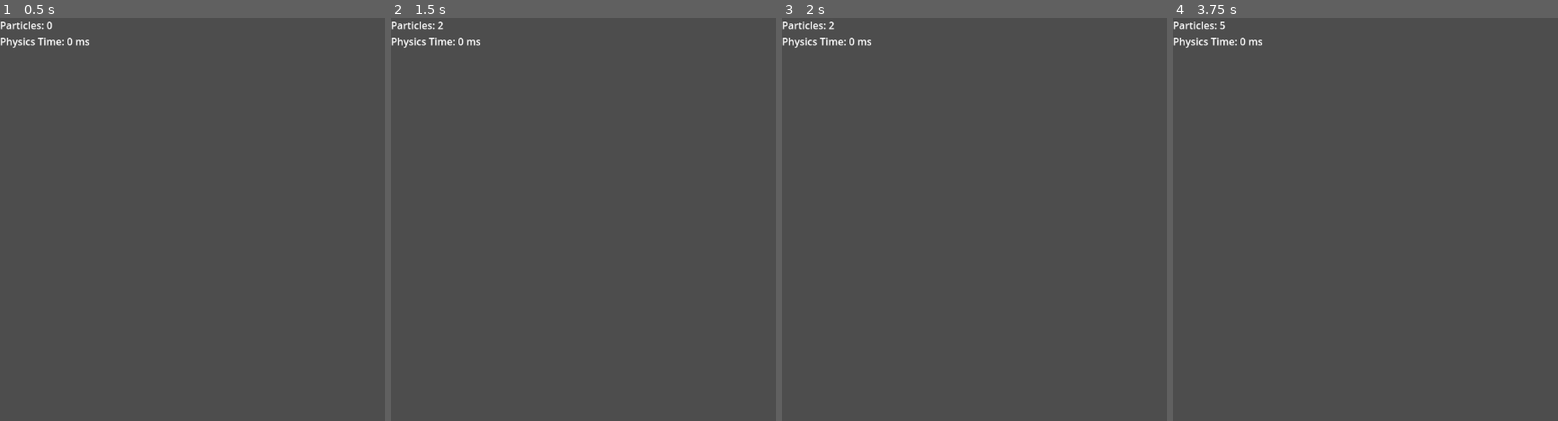
Above: before the commit, frames 1-4 (left to right).
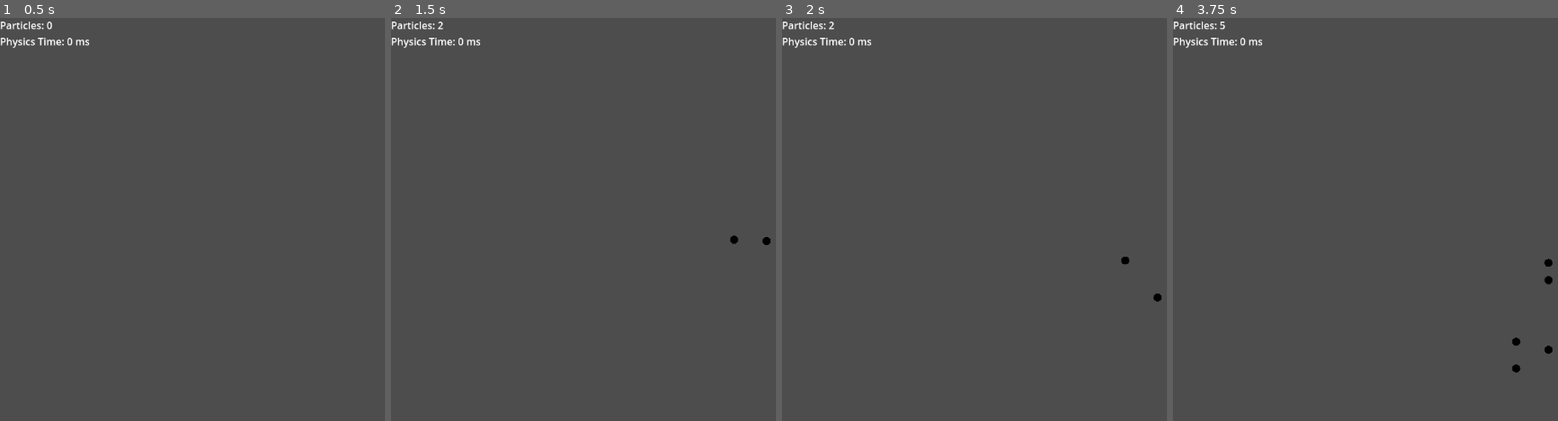
Above: after the commit, the same moments.

Repository: BoonyakornTanrattanakorn/SmoothedParticleHydrodynamics
Game: Godot game, scene res://main.tscn
The game is run twice, just before and just after one commit, with the same random seed, the same clock (stepped at 60 frames per second) and the same inputs.
Inputs (mouse positions are in pixels of both pictures, inside the frame that each line leads up to):
- Up to frame 1 (0.5 s): no input
- Up to frame 2 (1.5 s): tap Enter at 0.5 s; move the mouse to (outside the picture) at 0.52 s; click (outside the picture) at 0.67 s; tap Space at 1.25 s; move the mouse to (606, 239) at 1.27 s; click (606, 239) at 1.42 s
- Up to frame 3 (2 s): no input
- Up to frame 4 (3.75 s): tap Enter at 2, 3.5 s; move the mouse to (outside the picture) at 2.02 s; click (outside the picture) at 2.17 s; tap Space at 2.75 s; move the mouse to (1496, 300) at 2.77 s; click (1496, 300) at 2.92 s; move the mouse to (outside the picture) at 3.52 s; click (outside the picture) at 3.67 s

Frame 1 is identical in both runs. In frame 2, less than 0.1% of the frame differs, in the area x 88-99%, y 53-57%; in frame 3, less than 0.1%; in frame 4, 0.2%, in the area x 88-99%, y 59-88%.
Error in both runs: Cannot call method 'shader_create_from_spirv' on a null value. (res://Density/density.gd:7)

Commit message:
chore: refactor pressure calculation to its own file

Diff:
--- a/Pressure/pressure.gd
+++ /dev/null
@@ -1,11 +0,0 @@
-extends Node
-
-
-# Called when the node enters the scene tree for the first time.
-func _ready() -> void:
-	pass # Replace with function body.
-
-
-# Called every frame. 'delta' is the elapsed time since the previous frame.
-func _process(delta: float) -> void:
-	pass
--- /dev/null
+++ b/PressureForce/pressureForce.gd
@@ -0,0 +1,103 @@
+extends Node
+class_name PressureForce
+
+static var rng = RandomNumberGenerator.new()
+
+static var rd := RenderingServer.create_local_rendering_device()
+static var pressure_force_compute_shader_file := load("res://PressureForce/pressure_force_compute_shader.glsl")
+static var pressure_force_compute_shader_spirv: RDShaderSPIRV = pressure_force_compute_shader_file.get_spirv()
+static var pressure_force_compute_shader := rd.shader_create_from_spirv(pressure_force_compute_shader_spirv)
+static var pressure_force_compute_pipeline := rd.compute_pipeline_create(pressure_force_compute_shader)
+
+static func _convert_density_to_pressure(density: float) -> float:
+	return Global.gas_constant * (density - Global.rest_density)
+
+static func _calculate_array(particle_position_array: PackedVector2Array,
+							particle_density_array: PackedFloat32Array) -> PackedVector2Array:
+	var pressure_force: PackedVector2Array
+	if Global.use_gpu && false:
+		pressure_force = _calculate_gpu(particle_position_array, particle_density_array)
+	else:
+		pressure_force = _calculate_cpu(particle_position_array, particle_density_array)
+	return pressure_force
+
+static func _calculate_cpu(particle_position_array: PackedVector2Array,
+						particle_density_array: PackedFloat32Array) -> PackedVector2Array:
+	var pressure_force = PackedVector2Array()
+	pressure_force.resize(particle_position_array.size())
+	for p_i in range(pressure_force.size()):
+		var self_pressure = _convert_density_to_pressure(particle_density_array[p_i])
+		for p_j in range(pressure_force.size()):
+			if p_i == p_j: continue
+			var dst = (particle_position_array[p_j] - particle_position_array[p_i]).length()
+			var other_pressure = _convert_density_to_pressure(particle_density_array[p_j])
+
+			var dir = Vector2(rng.randf(), rng.randf()) if dst == 0 \
+			else (particle_position_array[p_j] - particle_position_array[p_i]) / dst
+			var grad = SmoothingKernel.Wgrad(dst)
+			var shared_pressure = (self_pressure + other_pressure) / 2.0
+			var density = particle_density_array[p_j]
+
+			pressure_force[p_i] += -shared_pressure * dir * grad \
+			 * Global.particle_mass / density
+	return pressure_force
+
+static func _calculate_gpu(particle_position_array: PackedVector2Array,
+						particle_density_array: PackedFloat32Array) -> PackedVector2Array:
+	return PackedVector2Array()
+	#if particle_position_array.size() == 0 or particle_position_array == null or \
+		#particle_density_array.size() == 0 or particle_density_array == null:
+		#return PackedVector2Array()
+	#
+	## Position buffer (binding = 0)
+	#var position_bytes := particle_position_array.to_byte_array()
+	#var position_buffer := rd.storage_buffer_create(position_bytes.size(), position_bytes)
+#
+	#var position_uniform := RDUniform.new()
+	#position_uniform.uniform_type = RenderingDevice.UNIFORM_TYPE_STORAGE_BUFFER
+	#position_uniform.binding = 0
+	#position_uniform.add_id(position_buffer)
+#
+	## Density buffer (binding = 1)
+	#var density_input := PackedFloat32Array()
+	#density_input.resize(particle_position_array.size())
+	#var density_bytes := density_input.to_byte_array()
+	#var density_buffer := rd.storage_buffer_create(density_bytes.size(), density_bytes)
+#
+	#var density_uniform := RDUniform.new()
+	#density_uniform.uniform_type = RenderingDevice.UNIFORM_TYPE_STORAGE_BUFFER
+	#density_uniform.binding = 1
+	#density_uniform.add_id(density_buffer)
+#
+	## Param buffer (binding = 2)
+	#var param := PackedFloat32Array([Global.particle_mass, particle_position_array.size(), Global.smoothing_length])
+	#var param_bytes := param.to_byte_array()
+	#var param_buffer := rd.storage_buffer_create(param_bytes.size(), param_bytes)
+#
+	#var param_uniform := RDUniform.new()
+	#param_uniform.uniform_type = RenderingDevice.UNIFORM_TYPE_STORAGE_BUFFER
+	#param_uniform.binding = 2
+	#param_uniform.add_id(param_buffer)
+#
+	## uniform set for set = 0
+	#var uniform_set := rd.uniform_set_create(
+		#[position_uniform, density_uniform, param_uniform],
+		#density_compute_shader,
+		#0
+	#)
+#
+	## dispatch compute shader
+	#var compute_list := rd.compute_list_begin()
+	#rd.compute_list_bind_compute_pipeline(compute_list, density_compute_pipeline)
+	#rd.compute_list_bind_uniform_set(compute_list, uniform_set, 0)
+	#rd.compute_list_dispatch(compute_list, particle_position_array.size(), 1, 1)
+	#rd.compute_list_end()
+#
+	#rd.submit()
+	## we can actually do other CPU tasks here while GPU is working
+	#rd.sync()
+#
+	## read back density buffer
+	#var density_output_bytes := rd.buffer_get_data(density_buffer)
+	#var density_output := density_output_bytes.to_float32_array()
+	#return density_output
--- a/main.gd
+++ b/main.gd
@@ -28,9 +28,9 @@
 	# Calculate particles density
 	var particle_density_array := Density._calculate_from_position_array(particle_position_array)
 	# Calculate pressure force
-	for particle_index in range(particle_num):
-		var pressure_force = _calculate_pressure_force(particle_index, particle_density_array)
-		particle_velocity_array[particle_index] += (pressure_force / particle_density_array[particle_index]) * delta
+	var pressure_force_array = PressureForce._calculate_array(particle_position_array, particle_density_array)
+	for p_i in range(pressure_force_array.size()):
+		particle_velocity_array[p_i] += (pressure_force_array[p_i] / particle_density_array[p_i]) * delta
 	# Calculate particle position
 	for particle_index in range(particle_num):
 		particle_velocity_array[particle_index] += Global.gravity * delta;
@@ -65,27 +65,6 @@
 	var dir = Vector2(-dx, dy)
 	return Vector2.ZERO if dir == Vector2.ZERO else dir / dir.length()
 
-func _convert_density_to_pressure(density: float) -> float:
-	return Global.gas_constant * (density - Global.rest_density)
-
-func _calculate_pressure_force(particle_index: int, particle_density_array: PackedFloat32Array) -> Vector2:
-	var pressure_force = Vector2.ZERO
-	var self_pressure = _convert_density_to_pressure(particle_density_array[particle_index])
-	for idx in range(particle_num):
-		if idx == particle_index: continue
-		var dst = (particle_position_array[idx] - particle_position_array[particle_index]).length()
-		var other_pressure = _convert_density_to_pressure(particle_density_array[idx])
-
-		var dir = Vector2(rng.randf(), rng.randf()) if dst == 0 \
-		else (particle_position_array[idx] - particle_position_array[particle_index]) / dst
-		var grad = SmoothingKernel.Wgrad(dst)
-		var shared_pressure = (self_pressure + other_pressure) / 2.0
-		var density = particle_density_array[idx]
-
-		pressure_force += -shared_pressure * dir * grad \
-		 * Global.particle_mass / density
-	return pressure_force
-
 func _bounding_box_collision() -> void:
 	for idx in range(particle_num):
 		if (particle_position_array[idx].x > Global.box_dimension.x - Global.particle_radius):
Not shown, changed: Pressure/pressure_compute_shader.glsl
Not shown, removed: Pressure/pressure_compute_shader.glsl.import
Renamed: Pressure/pressure.gd.uid -> PressureForce/pressureForce.gd.uid
Not shown, added: PressureForce/pressure_force_compute_shader.glsl
Not shown, added: PressureForce/pressure_force_compute_shader.glsl.import
